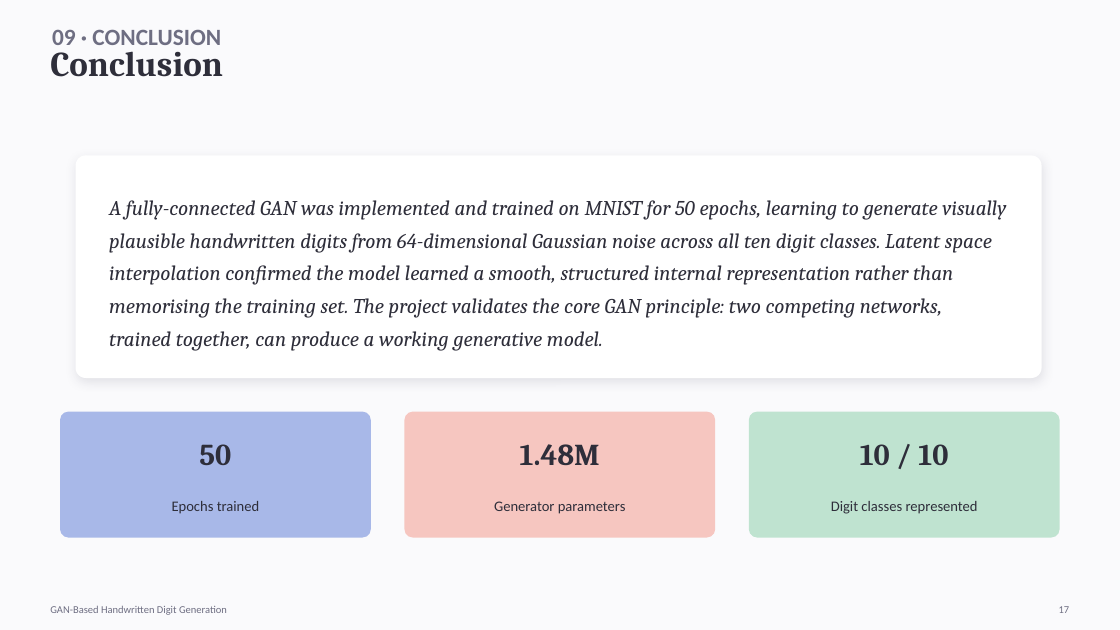
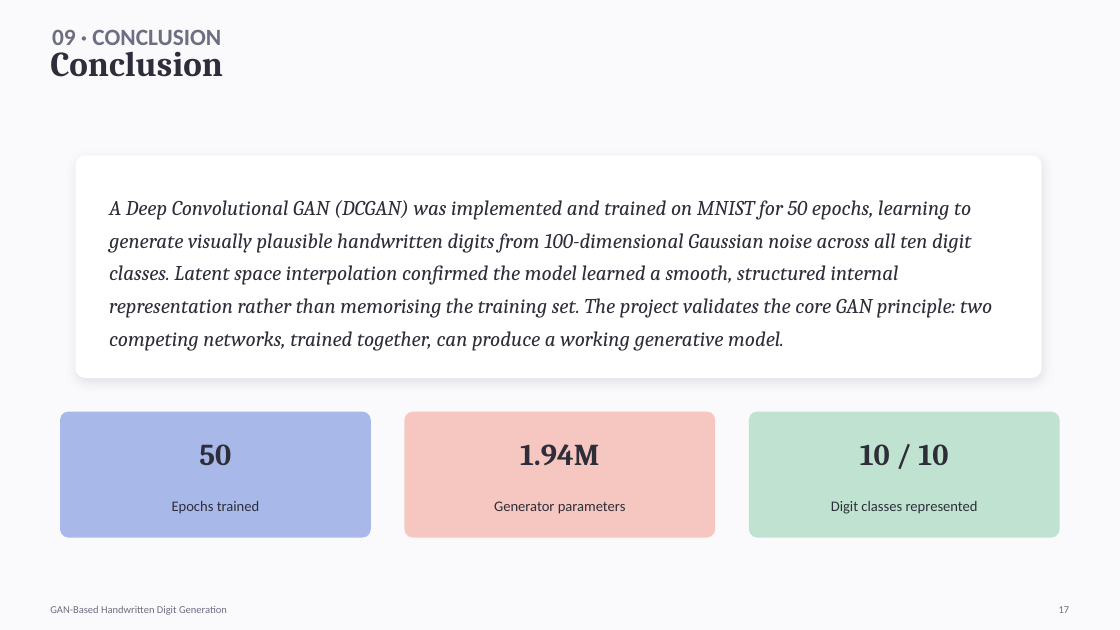
Before and after one commit to Stoobyy/gan-handwriting, a slide deck: slide 17 of Presentation PPT/Presentation PPT.pptx. Drawn at 1120x630 pixels with LibreOffice and Linux fonts; fonts in the diff are those of the drawing. Boxes give left, top, right and bottom in pixels: in the first picture for what was removed or moved away, otherwise in the second. Text is boxed around its words. In the diff, an @@ line names an element or a change of style, - is before the commit and + after.

```diff
--- a/Presentation PPT/Presentation PPT.pptx
+++ b/Presentation PPT/Presentation PPT.pptx
@@ text at bbox=[109, 200, 992, 351]: text changed @@
-A fully-connected GAN was implemented and trained on MNIST for 50 epochs, learning to generate visually plausible handwritten digits from 64-dimensional Gaussian noise across all ten digit classes. Latent space interpolation confirmed the model learned a smooth, structured internal representation rather than memorising the training set. The project validates the core GAN principle: two competing networks, trained together, can produce a working generative model.
+A Deep Convolutional GAN (DCGAN) was implemented and trained on MNIST for 50 epochs, learning to generate visually plausible handwritten digits from 100-dimensional Gaussian noise across all ten digit classes. Latent space interpolation confirmed the model learned a smooth, structured internal representation rather than memorising the training set. The project validates the core GAN principle: two competing networks, trained together, can produce a working generative model.
@@ text at bbox=[520, 444, 599, 465]: text changed @@
-1.48M
+1.94M
```
Also in this commit, not shown: 11 other slides changed, 14 other files.
